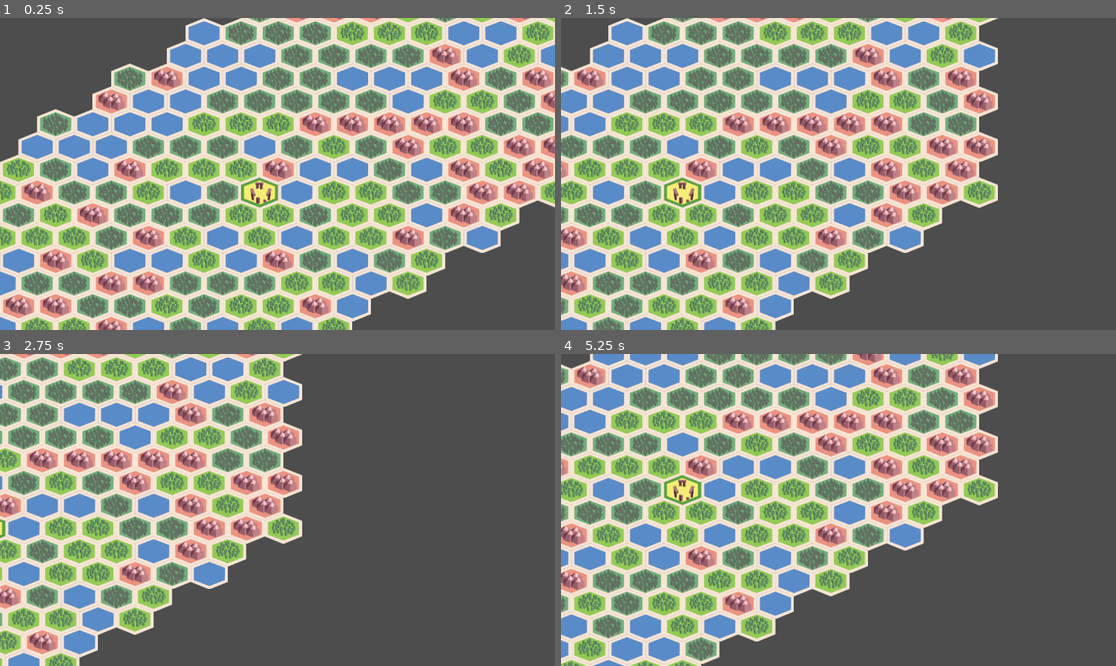
Above: before the commit, frames 1-4 (two rows, left to right).
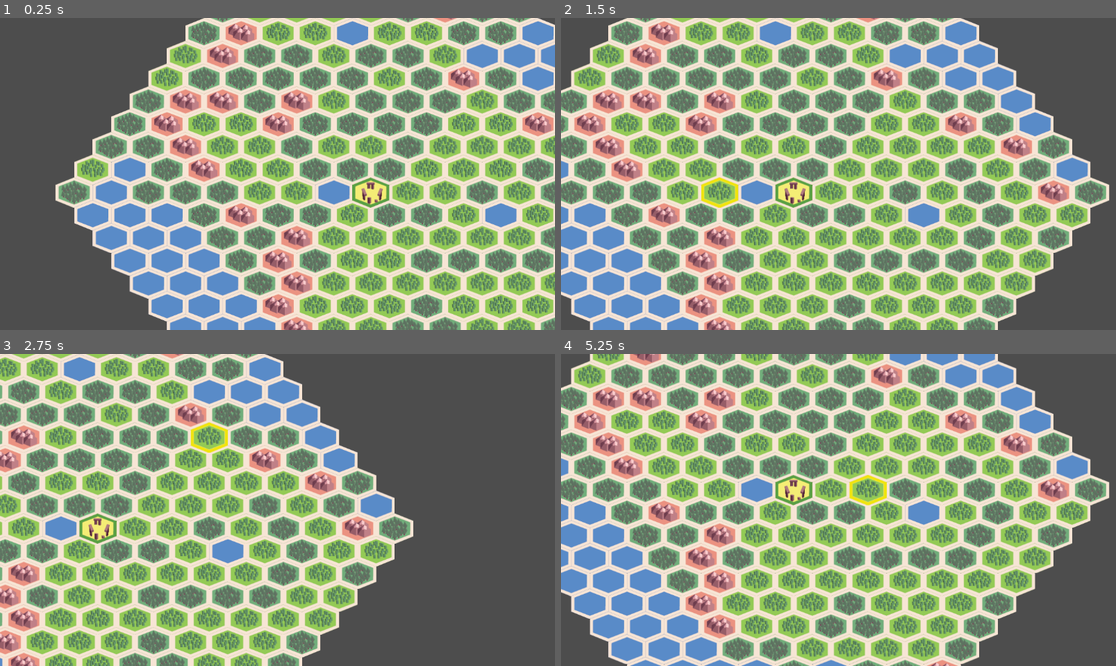
Above: after the commit, the same moments.

Repository: Gitchegumi/Violence-of-Action
Game: Godot game, scene res://scenes/tileMap.tscn
The game is run twice, just before and just after one commit, with the same random seed, the same clock (stepped at 60 frames per second) and the same inputs.
Inputs (mouse positions are in pixels of both pictures, inside the frame that each line leads up to):
- Up to frame 1 (0.25 s): no input
- Up to frame 2 (1.5 s): tap Enter at 0.5 s; move the mouse to (960, 158) at 0.52 s; hold Right (ui_right) 0.53-1.25 s; click (960, 158) at 0.67 s; drag from (727, 189) to (810, 236) at 1.27 s
- Up to frame 3 (2.75 s): tap Space at 2 s; move the mouse to (333, 441) at 2.02 s; hold Right (ui_right) from 2.03 s (still down); click (333, 441) at 2.17 s
- Up to frame 4 (5.25 s): release Right (ui_right) at 2.75 s; drag from (810, 572) to (672, 463) at 2.77 s; tap Enter at 3.5 s; move the mouse to (1005, 556) at 3.52 s; hold Left (ui_left) 3.53-4.25 s; click (1005, 556) at 3.67 s; drag from (672, 463) to (755, 432) at 4.27 s; tap Space at 5 s; move the mouse to (866, 510) at 5.02 s; hold Down (ui_down) from 5.03 s (still down); click (866, 510) at 5.17 s

The runs differ from the first frame. In frame 1, 56% of the frame differs, in the area x 0-100%, y 0-100%; in frame 2, 52%; in frame 3, 39%; in frame 4, 56%.

Commit message:
removed terrain.json as it is no longer needed. Added terrain type objects for terrain handling.

Diff:
--- a/assets/data/terrain.json
+++ /dev/null
@@ -1,27 +0,0 @@
-{
-  "tile_types": {
-    "grass": {
-      "movement_cost": 1
-    },
-    "tall_grass": {
-      "movement_cost": 2
-    },
-    "water": {
-      "movement_cost": 1,
-      "traversable_by": ["water-crossing"]
-    },
-    "mountain": {
-      "movement_cost": 5
-    },
-    "objective": {
-      "movement_cost": 1
-    }
-  },
-  "tile_distribution": {
-    "grass": 57,
-    "tall_grass": 56,
-    "water": 56,
-    "mountain": 55,
-    "objective": 1
-  }
-}
--- /dev/null
+++ b/assets/data/terrain_types/field.tres
@@ -0,0 +1,12 @@
+[gd_resource type="Resource" script_class="TerrainType" load_steps=2 format=3 uid="uid://bwleypqdpg1q4"]
+
+[ext_resource type="Script" uid="uid://mtv275nd4mwu" path="res://scripts/terrain_type.gd" id="1_abcde"]
+
+[resource]
+script = ExtResource("1_abcde")
+terrain_name = "Field"
+atlas_coord = Vector2i(1, 0)
+move_cost = 1
+distribution_count = 78
+passable_by = "land"
+essence_cost_to_hold = 0
--- /dev/null
+++ b/assets/data/terrain_types/forest.tres
@@ -0,0 +1,12 @@
+[gd_resource type="Resource" script_class="TerrainType" load_steps=2 format=3 uid="uid://ductesbhuyng2"]
+
+[ext_resource type="Script" uid="uid://mtv275nd4mwu" path="res://scripts/terrain_type.gd" id="1_abcde"]
+
+[resource]
+script = ExtResource("1_abcde")
+terrain_name = "Forest"
+atlas_coord = Vector2i(2, 0)
+move_cost = 2
+distribution_count = 77
+passable_by = "land"
+essence_cost_to_hold = 0
--- /dev/null
+++ b/assets/data/terrain_types/mountain.tres
@@ -0,0 +1,12 @@
+[gd_resource type="Resource" script_class="TerrainType" load_steps=2 format=3 uid="uid://bxckqesd81gew"]
+
+[ext_resource type="Script" uid="uid://mtv275nd4mwu" path="res://scripts/terrain_type.gd" id="1_abcde"]
+
+[resource]
+script = ExtResource("1_abcde")
+terrain_name = "Mountain"
+atlas_coord = Vector2i(3, 0)
+move_cost = 5
+distribution_count = 21
+passable_by = "land"
+essence_cost_to_hold = 0
--- /dev/null
+++ b/assets/data/terrain_types/objective.tres
@@ -0,0 +1,12 @@
+[gd_resource type="Resource" script_class="TerrainType" load_steps=2 format=3 uid="uid://dqxpnjb4qsx1f"]
+
+[ext_resource type="Script" uid="uid://mtv275nd4mwu" path="res://scripts/terrain_type.gd" id="1_abcde"]
+
+[resource]
+script = ExtResource("1_abcde")
+terrain_name = "Objective"
+atlas_coord = Vector2i(0, 0)
+move_cost = 1
+distribution_count = 1
+passable_by = "land"
+essence_cost_to_hold = 3
--- /dev/null
+++ b/assets/data/terrain_types/water.tres
@@ -0,0 +1,12 @@
+[gd_resource type="Resource" script_class="TerrainType" load_steps=2 format=3 uid="uid://bh866jqvm2hwk"]
+
+[ext_resource type="Script" uid="uid://mtv275nd4mwu" path="res://scripts/terrain_type.gd" id="1_abcde"]
+
+[resource]
+script = ExtResource("1_abcde")
+terrain_name = "Water"
+atlas_coord = Vector2i(4, 0)
+move_cost = 1
+distribution_count = 40
+passable_by = "water-crossing"
+essence_cost_to_hold = 0
--- a/scenes/tileMap.tscn
+++ b/scenes/tileMap.tscn
@@ -1,7 +1,14 @@
-[gd_scene load_steps=5 format=3 uid="uid://c6i7i5yoovjsh"]
+[gd_scene load_steps=14 format=3 uid="uid://c6i7i5yoovjsh"]
 
 [ext_resource type="Texture2D" uid="uid://bmcm0no38b5ve" path="res://assets/images/tile-sets/Placeholder Tiles.png" id="1_vai0s"]
 [ext_resource type="Script" uid="uid://dcdpjggtfn1pj" path="res://scripts/tile_map.gd" id="2_vai0s"]
+[ext_resource type="Script" uid="uid://mtv275nd4mwu" path="res://scripts/terrain_type.gd" id="3_nom7x"]
+[ext_resource type="Texture2D" uid="uid://bobfakdh6tp34" path="res://assets/images/tile-sets/tile_selection.png" id="3_r4mkq"]
+[ext_resource type="Resource" uid="uid://bwleypqdpg1q4" path="res://assets/data/terrain_types/field.tres" id="4_f80qb"]
+[ext_resource type="Resource" uid="uid://ductesbhuyng2" path="res://assets/data/terrain_types/forest.tres" id="5_qy4fl"]
+[ext_resource type="Resource" uid="uid://bxckqesd81gew" path="res://assets/data/terrain_types/mountain.tres" id="6_f7cwn"]
+[ext_resource type="Resource" uid="uid://bh866jqvm2hwk" path="res://assets/data/terrain_types/water.tres" id="7_n5a11"]
+[ext_resource type="Resource" uid="uid://dqxpnjb4qsx1f" path="res://assets/data/terrain_types/objective.tres" id="8_1c8m6"]
 
 [sub_resource type="TileSetAtlasSource" id="TileSetAtlasSource_r4mkq"]
 texture = ExtResource("1_vai0s")
@@ -25,6 +32,7 @@
 
 [sub_resource type="TileSet" id="TileSet_ha2v4"]
 tile_shape = 3
+tile_layout = 2
 tile_size = Vector2i(77, 63)
 terrain_set_0/mode = 0
 terrain_set_0/terrain_0/name = "Field"
@@ -39,9 +47,26 @@
 terrain_set_0/terrain_4/color = Color(0.956863, 0.929412, 0.458824, 1)
 sources/0 = SubResource("TileSetAtlasSource_r4mkq")
 
+[sub_resource type="TileSetAtlasSource" id="TileSetAtlasSource_fxfuy"]
+texture = ExtResource("3_r4mkq")
+margins = Vector2i(1, 0)
+texture_region_size = Vector2i(77, 63)
+0:0/0 = 0
+
+[sub_resource type="TileSet" id="TileSet_cfsgv"]
+tile_shape = 3
+tile_layout = 2
+tile_size = Vector2i(77, 63)
+sources/0 = SubResource("TileSetAtlasSource_fxfuy")
+
 [node name="TileMapLayer" type="TileMapLayer"]
 tile_set = SubResource("TileSet_ha2v4")
 script = ExtResource("2_vai0s")
+terrain_types = Array[ExtResource("3_nom7x")]([ExtResource("4_f80qb"), ExtResource("5_qy4fl"), ExtResource("6_f7cwn"), ExtResource("7_n5a11")])
+objective_type = ExtResource("8_1c8m6")
 
 [node name="Camera2D" type="Camera2D" parent="."]
 position = Vector2(576, 324)
+
+[node name="SelectionLayer" type="TileMapLayer" parent="."]
+tile_set = SubResource("TileSet_cfsgv")
--- /dev/null
+++ b/scripts/terrain_type.gd
@@ -0,0 +1,20 @@
+extends Resource
+class_name TerrainType
+
+## The display name of the terrain.
+@export var terrain_name: String = "Unnamed"
+
+## The coordinate of the tile in the tileset atlas.
+@export var atlas_coord: Vector2i = Vector2i(0, 0)
+
+## The movement cost to enter this tile.
+@export var move_cost: int = 1
+
+## How many of this tile should be on the map. Used for distribution.
+@export var distribution_count: int = 0
+
+## The type of unit movement required to cross this tile (e.g., "land", "water-crossing").
+@export var passable_by: String = "land"
+
+## The cost to hold this tile, if applicable.
+@export var essence_cost_to_hold: int = 0
--- a/scripts/tile_map.gd
+++ b/scripts/tile_map.gd
@@ -1,102 +1,245 @@
 extends TileMapLayer
-
-# Enum for terrain types to make the code more readable.
-enum TerrainType { FIELD, FOREST, WATER, MOUNTAIN, OBJECTIVE }
-
-# The distribution of terrain tiles as specified in GAME_RULES.md.
-const TILE_DISTRIBUTION = {
-	TerrainType.FIELD: 62,
-	TerrainType.FOREST: 61,
-	TerrainType.WATER: 53,
-	TerrainType.MOUNTAIN: 40,
-}
-
-const TERRAIN_TO_ATLAS_COORD = {
-	TerrainType.FIELD: Vector2i(1, 0),
-	TerrainType.FOREST: Vector2i(2, 0),
-	TerrainType.WATER: Vector2i(4, 0),
-	TerrainType.MOUNTAIN: Vector2i(3, 0),
-	TerrainType.OBJECTIVE: Vector2i(0, 0)
-}
 
 # The radius of the hexagonal map in tiles.
 const MAP_RADIUS = 8
+const PLAYER_COUNT = 2 # Can be 2 or 3
+
+## An array to hold all the TerrainType resources (.tres files).
+## Assign these in the Godot Inspector.
+@export var terrain_types: Array[TerrainType]
+
+## The resource for the central objective tile.
+## Assign this in the Godot Inspector.
+@export var objective_type: TerrainType
+
+# --- Built-in Godot Functions ---
 
 func _ready():
 	_generate_map()
 
-# Generates the entire hex grid based on the specified radius and tile distribution.
+# --- Map Generation ---
+
+# Generates the entire hex grid using a noise map and ensures player path validity.
 func _generate_map():
-	# Clear the existing map before generating a new one.
+	if terrain_types.is_empty() or not objective_type:
+		print("Error: TerrainType resources are not assigned in the Inspector.")
+		return
+
 	clear()
-
-	# Create a pool of terrain tiles based on the distribution.
-	var tile_pool = []
-	for terrain_type in TILE_DISTRIBUTION:
-		var count = TILE_DISTRIBUTION[terrain_type]
-		for i in range(count):
-			tile_pool.append(terrain_type)
-
-	# Shuffle the pool for random placement.
-	tile_pool.shuffle()
-
 	var tile_set_source_id = 0
 	var center_pos = Vector2i(6, 7)
 
-	# Place the objective tile at the center first.
-	var objective_atlas_coord = TERRAIN_TO_ATLAS_COORD[TerrainType.OBJECTIVE]
-	set_cell(center_pos, tile_set_source_id, objective_atlas_coord)
-	var tiles_placed = 1
-	print("Placing Objective at: ", center_pos, " with atlas: ", objective_atlas_coord)
-
-	# Get all coordinates and remove the center
-	var coordinates = _get_hex_coordinates_in_radius(MAP_RADIUS, center_pos)
-	coordinates.erase(center_pos)
-
-	# Sort coordinates to create a clockwise spiral
-	coordinates.sort_custom(func(a, b):
-		var rel_a = a - center_pos
-		var rel_b = b - center_pos
-
-		# Calculate distance (ring number) from the center
-		var dist_a = (abs(rel_a.x) + abs(rel_a.y) + abs(-rel_a.x - rel_a.y)) / 2
-		var dist_b = (abs(rel_b.x) + abs(rel_b.y) + abs(-rel_b.x - rel_b.y)) / 2
-		if dist_a != dist_b:
-			return dist_a < dist_b
-
-		# If on the same ring, sort by angle (clockwise)
-		# We use atan2 on approximated cartesian coordinates for sorting.
-		var angle_a = atan2(rel_a.y + rel_a.x * 0.5, rel_a.x)
-		var angle_b = atan2(rel_b.y + rel_b.x * 0.5, rel_b.x)
-		return angle_a < angle_b
-	)
-
-	# Place the rest of the tiles in spiral order
+	# --- 1. Generate Noise-Based Terrain ---
+	var terrain_map = _generate_noise_terrain(center_pos)
+
+	# --- 2. Define Deployment Zones and Ensure They Are Passable ---
+	var deployment_zones = _get_deployment_zones(center_pos)
+	_ensure_passable_zones(terrain_map, deployment_zones)
+
+	# --- 3. Validate and Carve Paths to Objective ---
+	_ensure_paths_to_objective(terrain_map, deployment_zones, center_pos)
+
+	# --- 4. Place Tiles on the Map ---
+	self.terrain_data_map = terrain_map # Make the map data available for selection logic
+	for coord in terrain_map:
+		var terrain: TerrainType = terrain_map[coord]
+		set_cell(coord, tile_set_source_id, terrain.atlas_coord)
+
+	# --- 5. Place the Objective Tile ---
+	set_cell(center_pos, tile_set_source_id, objective_type.atlas_coord)
+
+	print("Total tiles placed: ", terrain_map.size() + 1)
+
+
+# Creates the initial terrain layout using Perlin noise.
+func _generate_noise_terrain(center: Vector2i) -> Dictionary:
+	var noise = FastNoiseLite.new()
+	noise.noise_type = FastNoiseLite.TYPE_SIMPLEX_SMOOTH
+	noise.frequency = 0.03
+	noise.seed = randi()
+
+	var coordinates = _get_concentric_hex_rings(MAP_RADIUS, center)
+	var noise_data = []
 	for coord in coordinates:
-		if not tile_pool.is_empty():
-			var terrain_type = tile_pool.pop_front()
-			var atlas_coord = TERRAIN_TO_ATLAS_COORD[terrain_type]
-			set_cell(coord, tile_set_source_id, atlas_coord)
-			tiles_placed += 1
-			print("Placing tile at: ", coord, " with atlas: ", atlas_coord)
+		var noise_value = noise.get_noise_2d(coord.x, coord.y)
+		noise_data.append({ "coord": coord, "noise": noise_value })
+
+	noise_data.sort_custom(func(a, b): return a.noise < b.noise)
+
+	var tile_pool = []
+	for type in terrain_types:
+		for i in range(type.distribution_count):
+			tile_pool.append(type)
+
+	# Sort the pool by passability to ensure water/mountains are placed first
+	tile_pool.sort_custom(func(a, b): return a.passable_by > b.passable_by)
+
+	var terrain_map = {}
+	for i in range(noise_data.size()):
+		if i < tile_pool.size():
+			terrain_map[noise_data[i].coord] = tile_pool[i]
 		else:
-			# This fallback should not be reached if the tile distribution
-			# and radius are correct (216 tiles + 1 objective = 217 total).
-			print("Error: Tile pool is empty but coordinates remain.")
+			print("Warning: Not enough tiles in the pool to fill the map.")
 			break
 
-	print("Total tiles placed: ", tiles_placed)
-
-# Returns an array of Vector2i coordinates for all tiles in a hex grid of a given radius.
-# This uses the "axial coordinates" system for hex grids.
-func _get_hex_coordinates_in_radius(radius: int, center: Vector2i = Vector2i(0, 0)) -> Array[Vector2i]:
+	return terrain_map
+
+
+# --- Pathfinding and Validation ---
+
+# Ensures a valid path from each deployment zone to the objective.
+func _ensure_paths_to_objective(terrain_map: Dictionary, zones: Array, objective: Vector2i):
+	for zone_coords in zones:
+		var path_found = false
+		for start_coord in zone_coords:
+			if _find_path(start_coord, objective, terrain_map):
+				path_found = true
+				break
+
+		if not path_found:
+			print("No path found for a zone. Carving a path...")
+			var best_start = zone_coords[0]
+			for coord in zone_coords:
+				if coord.distance_to(objective) < best_start.distance_to(objective):
+					best_start = coord
+			_carve_path(best_start, objective, terrain_map)
+
+# Carves a path by swapping blocking tiles with passable ones.
+func _carve_path(start: Vector2i, end: Vector2i, terrain_map: Dictionary):
+	var path_coords = _get_line_path(start, end)
+	var swappable_coords = []
+	for coord in terrain_map:
+		var type: TerrainType = terrain_map[coord]
+		if type.passable_by == "land":
+			swappable_coords.append(coord)
+
+	swappable_coords.shuffle()
+
+	for coord in path_coords:
+		if terrain_map.has(coord):
+			var current_type: TerrainType = terrain_map[coord]
+			if current_type.passable_by != "land":
+				if not swappable_coords.is_empty():
+					var swap_with = swappable_coords.pop_front()
+					terrain_map[coord] = terrain_map[swap_with]
+					terrain_map[swap_with] = current_type
+				else:
+					print("Warning: Ran out of swappable tiles. Could not carve full path.")
+					break
+
+# Simple Breadth-First Search to check for a path.
+func _find_path(start: Vector2i, end: Vector2i, terrain_map: Dictionary) -> bool:
+	var queue = [start]
+	var visited = {start: true}
+
+	while not queue.is_empty():
+		var current = queue.pop_front()
+		if current == end:
+			return true
+
+		for neighbor in _get_neighbors(current):
+			if terrain_map.has(neighbor) and not visited.has(neighbor):
+				var type: TerrainType = terrain_map[neighbor]
+				if type.passable_by == "land" or neighbor == end:
+					visited[neighbor] = true
+					queue.append(neighbor)
+	return false
+
+# --- Coordinate and Zone Helpers ---
+
+# Gets the coordinates for deployment zones based on player count.
+func _get_deployment_zones(center: Vector2i) -> Array:
+	var zones = []
+	var r = MAP_RADIUS
+
+	if PLAYER_COUNT == 2:
+		var zone_nw = []; var zone_se = []
+		for i in range(r):
+			zone_nw.append(center + Vector2i(-r + i, -i))
+			zone_se.append(center + Vector2i(r - i, i))
+		zones.append(zone_nw); zones.append(zone_se)
+	else: # 3 Players
+		var zone_n = []; var zone_se = []; var zone_sw = []
+		for i in range(r):
+			zone_n.append(center + Vector2i(i, -r))
+			zone_se.append(center + Vector2i(r, i))
+			zone_sw.append(center + Vector2i(-r + i, r - i))
+		zones.append(zone_n); zones.append(zone_se); zones.append(zone_sw)
+
+	return zones
+
+# Ensures all tiles in the deployment zones are passable.
+func _ensure_passable_zones(terrain_map: Dictionary, zones: Array):
+	var all_zone_coords = []
+	for zone in zones:
+		for coord in zone:
+			all_zone_coords.append(coord)
+
+	var swappable_coords = []
+	for coord in terrain_map:
+		if not coord in all_zone_coords:
+			var type: TerrainType = terrain_map[coord]
+			if type.passable_by == "land":
+				swappable_coords.append(coord)
+
+	swappable_coords.shuffle()
+
+	for zone in zones:
+		for coord in zone:
+			if terrain_map.has(coord):
+				var current_type: TerrainType = terrain_map[coord]
+				if current_type.passable_by != "land":
+					if not swappable_coords.is_empty():
+						var swap_with = swappable_coords.pop_front()
+						terrain_map[coord] = terrain_map[swap_with]
+						terrain_map[swap_with] = current_type
+					else:
+						print("Warning: Ran out of swappable tiles for deployment zone.")
+						break
+
+# Returns an array of Vector2i coordinates for all tiles in concentric hex rings.
+func _get_concentric_hex_rings(radius: int, center: Vector2i) -> Array[Vector2i]:
 	var coords: Array[Vector2i] = []
-	for q in range(-radius, radius + 1):
-		var r1 = max(-radius, -q - radius)
-		var r2 = min(radius, -q + radius)
-		for r in range(r1, r2 + 1):
-			coords.append(center + Vector2i(q, r))
+	if radius <= 0: return coords
+
+	const STEP_DIRECTIONS = [
+		Vector2i(1, 0), Vector2i(0, 1), Vector2i(-1, 1),
+		Vector2i(-1, 0), Vector2i(0, -1), Vector2i(1, -1)
+	]
+
+	for r in range(1, radius + 1):
+		var current_pos = center + r * Vector2i(0, -1)
+		for i in range(6):
+			var direction = STEP_DIRECTIONS[i]
+			for j in range(r):
+				coords.append(current_pos)
+				current_pos += direction
 	return coords
+
+# Gets the 6 neighbors of a hex tile.
+func _get_neighbors(coord: Vector2i) -> Array:
+	const NEIGHBOR_VECTORS = [
+		Vector2i(1, 0), Vector2i(-1, 0), Vector2i(0, 1),
+		Vector2i(0, -1), Vector2i(1, -1), Vector2i(-1, 1)
+	]
+	var neighbors = []
+	for vec in NEIGHBOR_VECTORS:
+		neighbors.append(coord + vec)
+	return neighbors
+
+# Returns a line of coordinates from start to end (for path carving).
+func _get_line_path(start: Vector2i, end: Vector2i) -> Array:
+	var line_coords = []
+	var n = start.distance_to(end)
+	if n == 0: return []
+	for i in range(int(n) + 1):
+		var t = float(i) / n
+		var interpolated = Vector2(start).lerp(Vector2(end), t)
+		line_coords.append(Vector2i(round(interpolated.x), round(interpolated.y)))
+	return line_coords
+
+
+# --- Camera Controls ---
 
 @export var camera_speed = 400.0
 @onready var camera = $Camera2D
@@ -105,3 +248,52 @@
 	if camera:
 		var input_dir = Input.get_vector("ui_left", "ui_right", "ui_up", "ui_down")
 		camera.position += input_dir * camera_speed * delta
+
+# --- Selection and Input Handling ---
+
+@onready var selection_layer = get_node("SelectionLayer")
+var selected_tile = Vector2i(-1, -1) # Off-map coordinate by default
+var is_dragging = false
+
+# This dictionary will be populated in _generate_map
+var terrain_data_map: Dictionary = {}
+
+func _unhandled_input(event):
+	# Handle right-click button press/release for camera dragging
+	if event is InputEventMouseButton and event.button_index == MOUSE_BUTTON_RIGHT:
+		is_dragging = event.is_pressed()
+
+	# Handle mouse motion for dragging
+	if event is InputEventMouseMotion and is_dragging:
+		camera.position -= event.relative
+
+	# Handle left-click for tile selection
+	if event is InputEventMouseButton and event.button_index == MOUSE_BUTTON_LEFT and event.is_pressed():
+		is_dragging = false
+
+		var map_pos = local_to_map(get_local_mouse_position())
+
+		if get_cell_source_id(map_pos) != -1:
+			var terrain: TerrainType = terrain_data_map.get(map_pos)
+
+			selection_layer.clear()
+			selected_tile = map_pos
+
+			selection_layer.set_cell(selected_tile, 0, objective_type.atlas_coord)
+
+			if terrain:
+				var info = str("Selected: ", terrain.terrain_name, ", Cost: ", terrain.move_cost)
+				if terrain.essence_cost_to_hold > 0:
+					info += str(", Essence Cost: ", terrain.essence_cost_to_hold)
+				if terrain.passable_by != "land":
+					info += str(", Requires: ", terrain.passable_by)
+				print(info)
+			else:
+				# This could happen if the objective tile is selected
+				if map_pos == Vector2i(6,7):
+					var info = str("Selected: ", objective_type.terrain_name, ", Cost: ", objective_type.move_cost)
+					if objective_type.essence_cost_to_hold > 0:
+						info += str(", Essence Cost: ", objective_type.essence_cost_to_hold)
+					print(info)
+				else:
+					print("Selected tile: ", selected_tile, " (Unknown Terrain)")
Binary file added: assets/images/tile-sets/tile_selection.png
Not shown, added: scripts/terrain_type.gd.uid
Not shown, changed: assets/images/tile-sets/Hex - IDland AI.ai
Not shown, changed: docs/GAME_RULES.md
